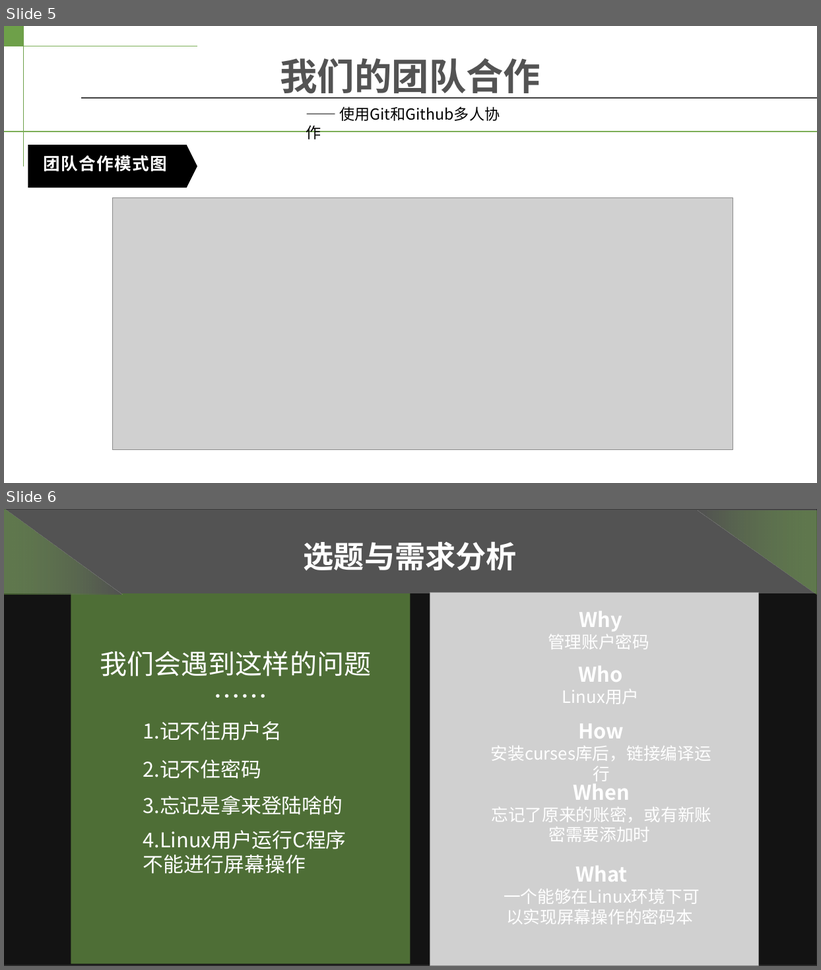
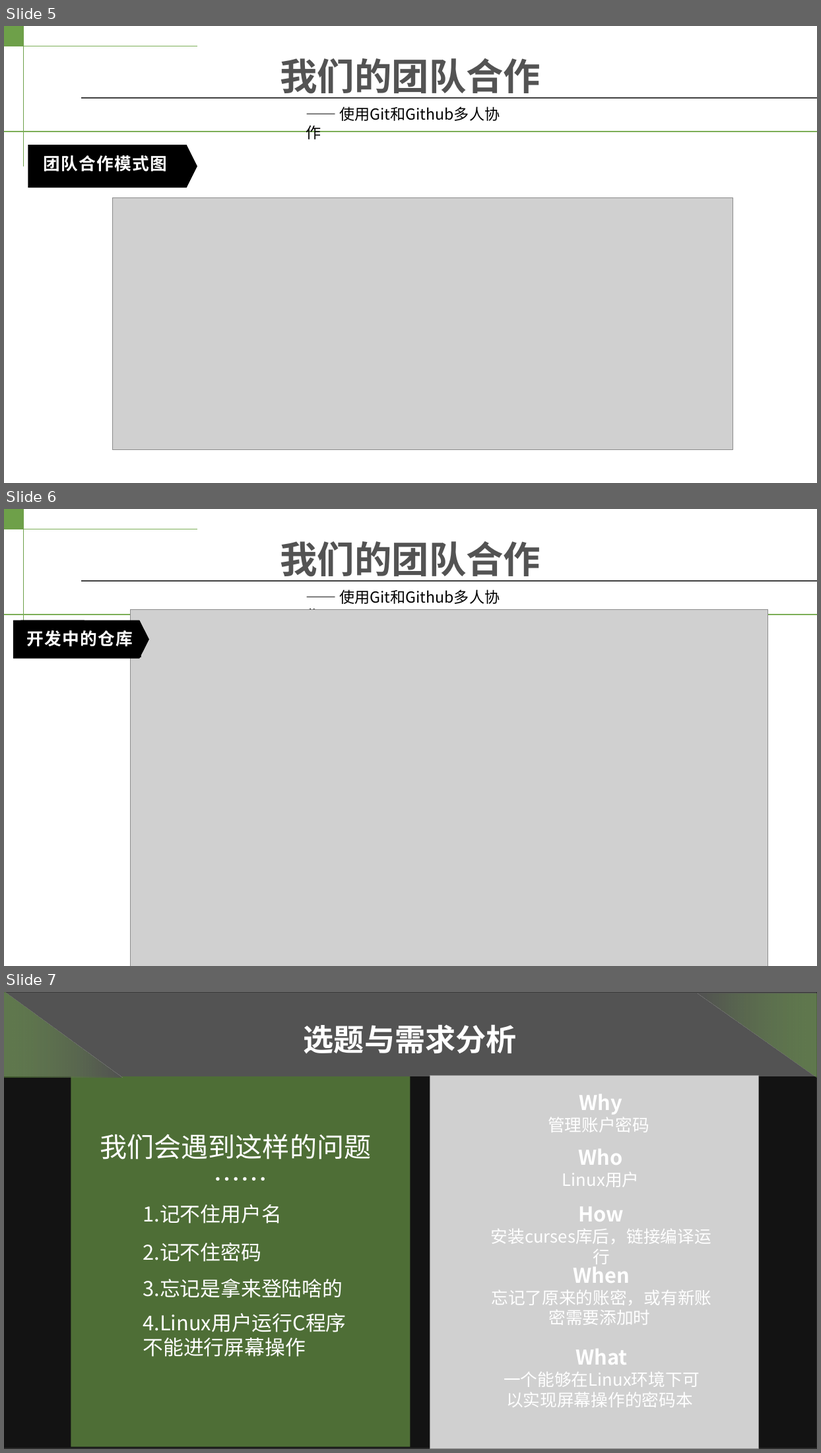
Before and after one commit to Erewhon-Lucy/BPLP_demo, a slide deck: 把你们的感想扔到这里/不向C语言低头小组.pptx. Shown one above the other, each under a label of ours: slides 5 and 6 before the commit, slides 5, 6 and 7 after it. The pictures are 821x970 and 821x1453 pixels, drawn with LibreOffice and Linux fonts; fonts in the diff are those of the drawing; grey boxes stand for pictures; background and template pictures are left out; a plain dark background stands for a picture behind light text. Boxes give left, top, right and bottom in pixels: in the first picture for what was removed or moved away, otherwise in the second. Text is boxed around its words. In the diff, an @@ line names an element or a change of style, - is before the commit and + after.

```diff
--- a/把你们的感想扔到这里/不向C语言低头小组.pptx
+++ b/把你们的感想扔到这里/不向C语言低头小组.pptx
@@ slide 6 added at box(4, 509, 817, 966), background #FFFFFF @@
@@ rectangle added at box(4, 509, 24, 529), fill #6EA049 @@
@@ line added from (24, 509) to (24, 650), #6EA049 0.75 pt @@
@@ line added from (4, 529) to (197, 529), #7CAE57 0.75 pt @@
@@ text added at box(280, 541, 541, 582), 44 pt, text #525252, bold @@
+我们的团队合作
@@ line added from (81, 581) to (817, 581), #404040 1 pt @@
@@ text added at box(339, 590, 500, 604), 18 pt, text #000000 @@
+—— 使用Git和Github多人协作
@@ line added from (4, 615) to (817, 615), #7CAE57 1 pt @@
@@ pentagon arrow added at box(13, 621, 149, 659), fill #000000 @@
@@ pentagon arrow added at box(20, 621, 88, 637), fill #000000 @@
@@ rectangle added at box(20, 626, 141, 658), fill #000000, 20 pt, text #FFFFFF, bold @@
+开发中的仓库
@@ picture added at box(130, 609, 768, 966) @@
@@ what was slide 6 is now slide 7 @@
```
Also in this commit, not shown: 1 slide changed, 5 other slides added, 2 other files.
